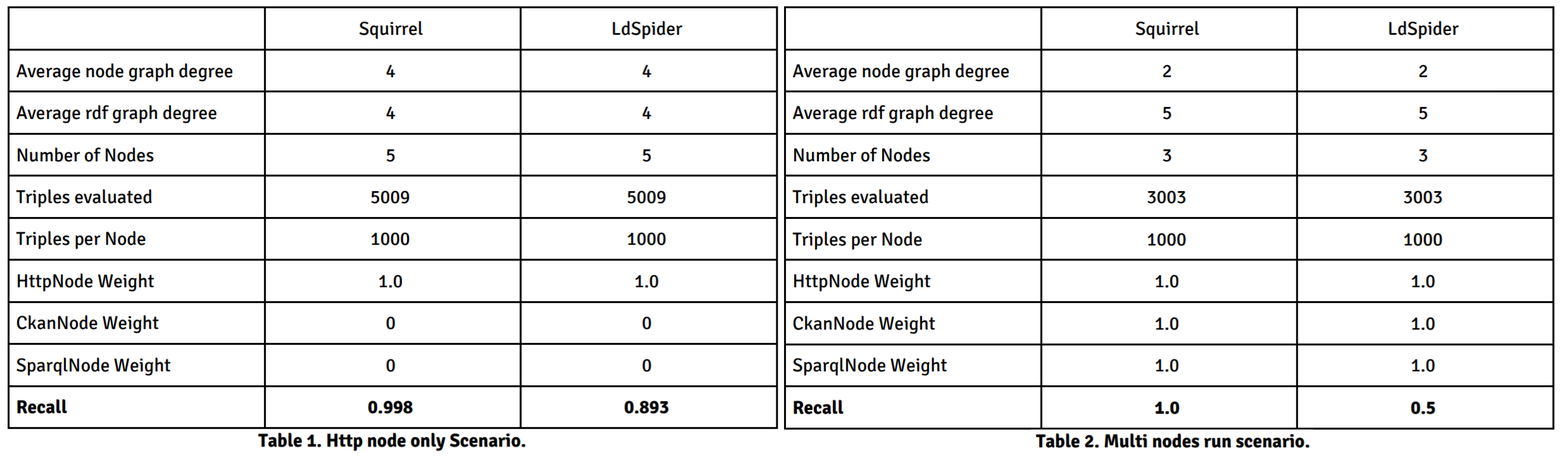
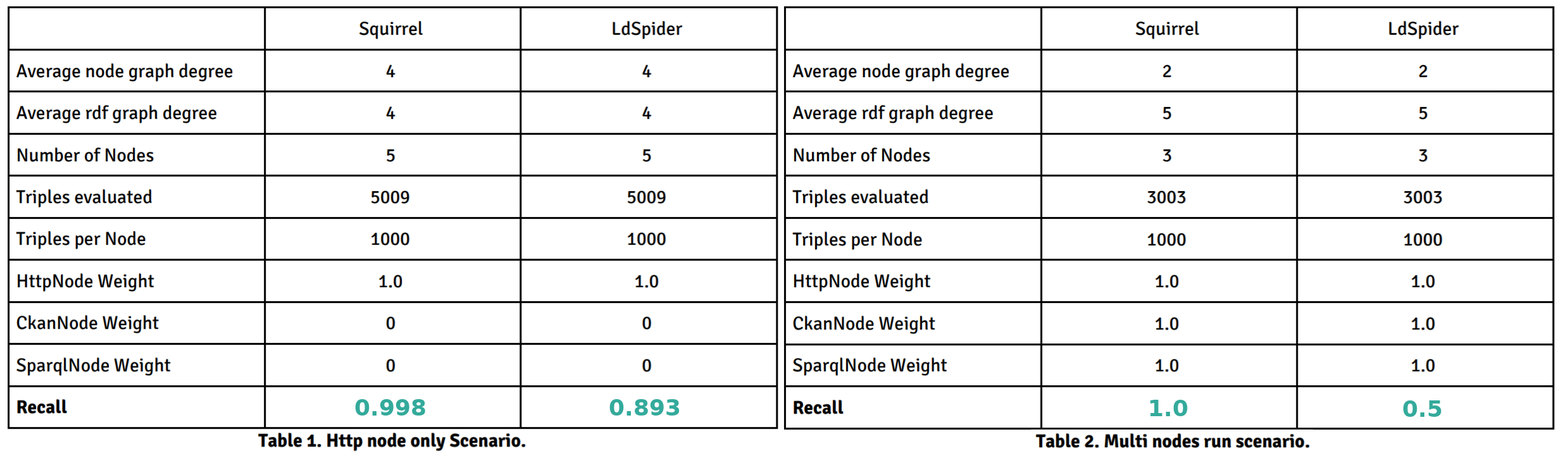
Before/after of a 1568px x 463px layered artwork. What changed in the layer stack:
added layer "0.5" above "1.0" over [1402, 400, 1442, 417]
added layer "1.0" above "0.893" over [1150, 399, 1188, 417]
added layer "0.893" above "0.998" over [609, 399, 680, 416]
added layer "0.998" above "Ebene #1" over [354, 399, 426, 416]
added layer "Ebene #1" above "Ebene" over [354, 399, 1442, 417]
